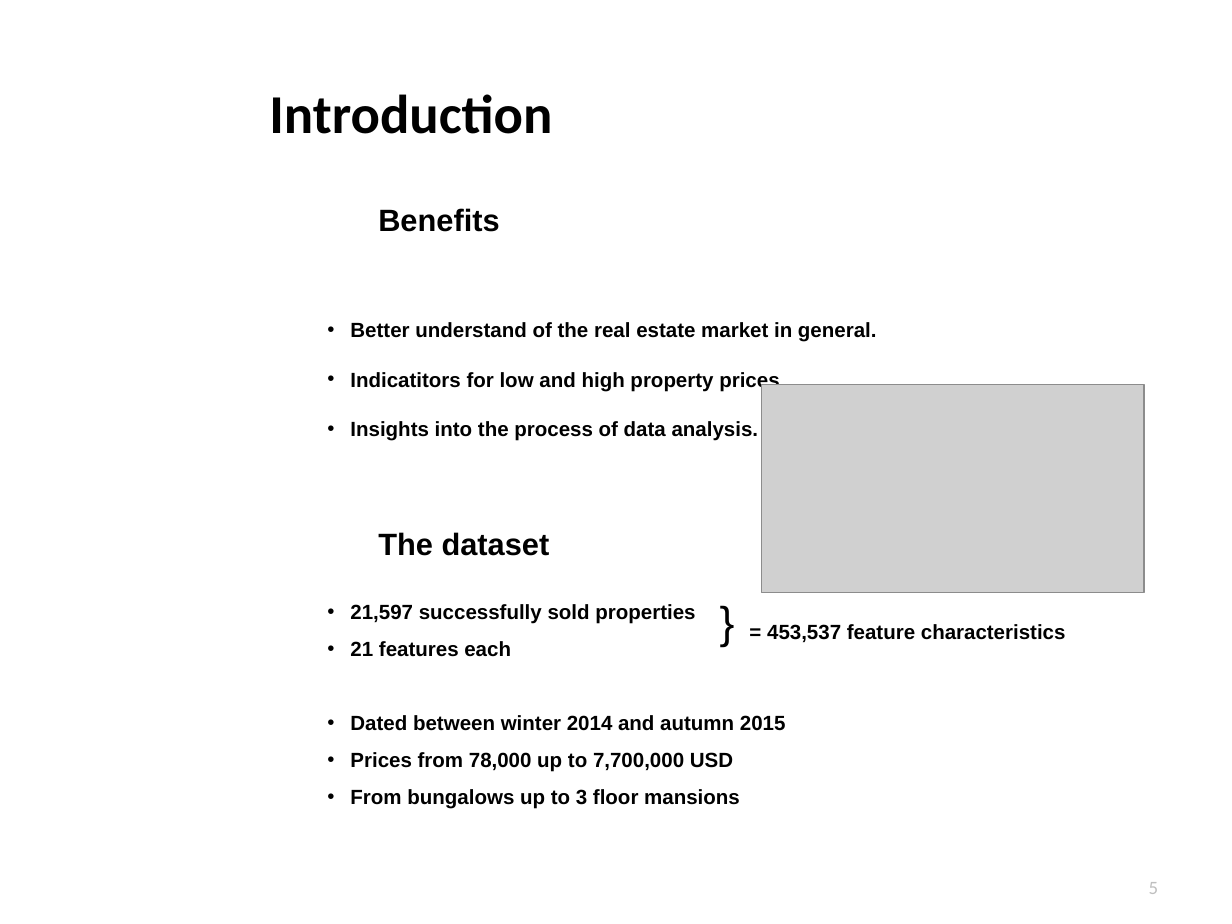
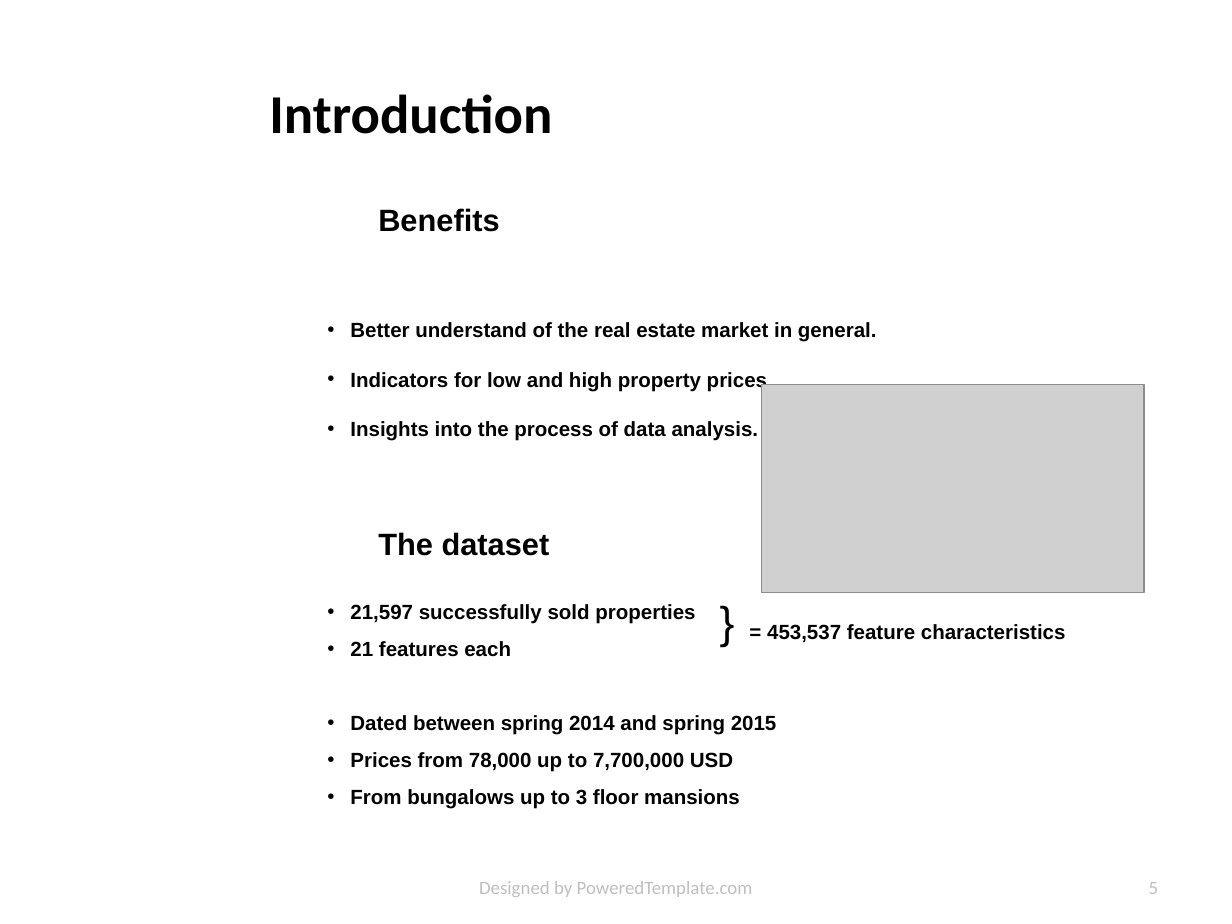
Before and after one commit to argv1/1st-small-EDA, a slide deck: slide 5 of slides/King_County_EDA.pptx. Drawn at 1232x924 pixels with LibreOffice and Linux fonts; fonts in the diff are those of the drawing; grey boxes stand for pictures; background and template pictures are left out. Boxes give left, top, right and bottom in pixels: in the first picture for what was removed or moved away, otherwise in the second. Text is boxed around its words. In the diff, an @@ line names an element or a change of style, - is before the commit and + after.

```diff
--- a/slides/King_County_EDA.pptx
+++ b/slides/King_County_EDA.pptx
@@ text at (350, 372, 767, 391): text changed @@
-• Indicatitors for low and high property prices
+• Indicators for low and high property prices
@@ text at (350, 715, 777, 735): text changed @@
-• Dated between winter 2014 and autumn 2015
+• Dated between spring 2014 and spring 2015
@@ text added at (479, 881, 753, 897), 11 pt, text #BFBFBF @@
+Designed by PoweredTemplate.com
```
Also in this commit, not shown: 11 other slides changed, 1 other file.
